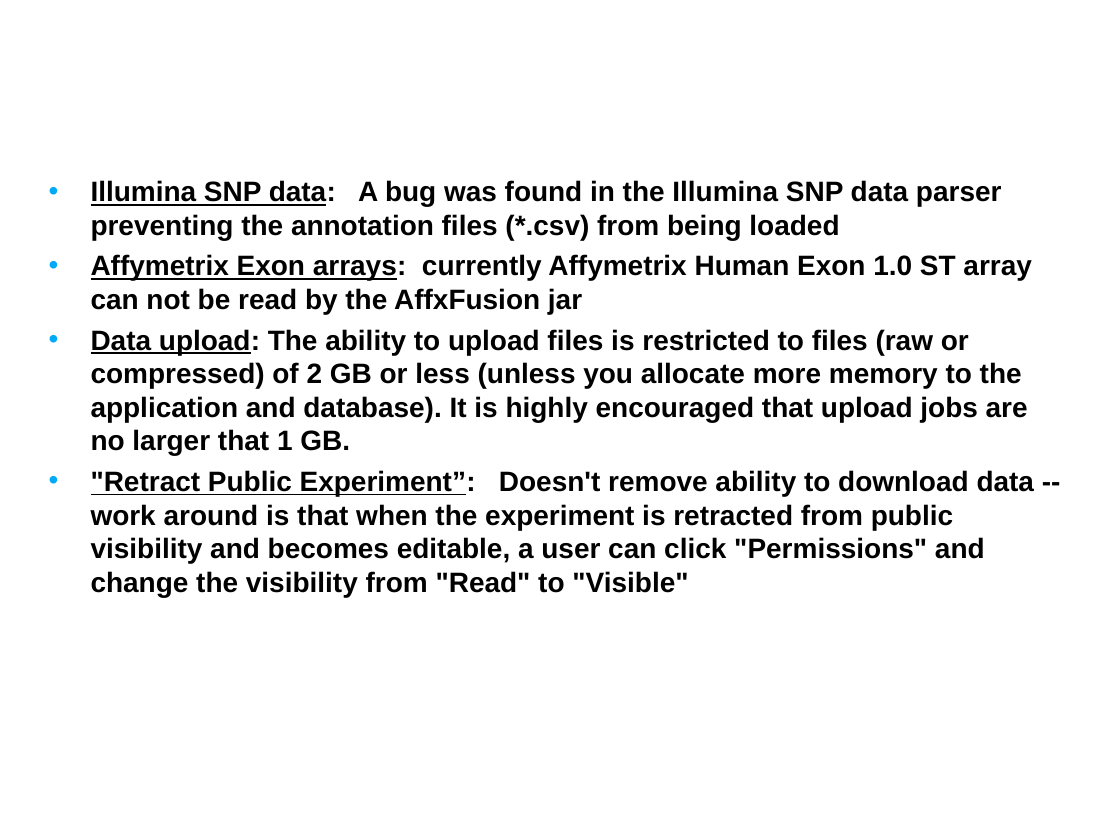
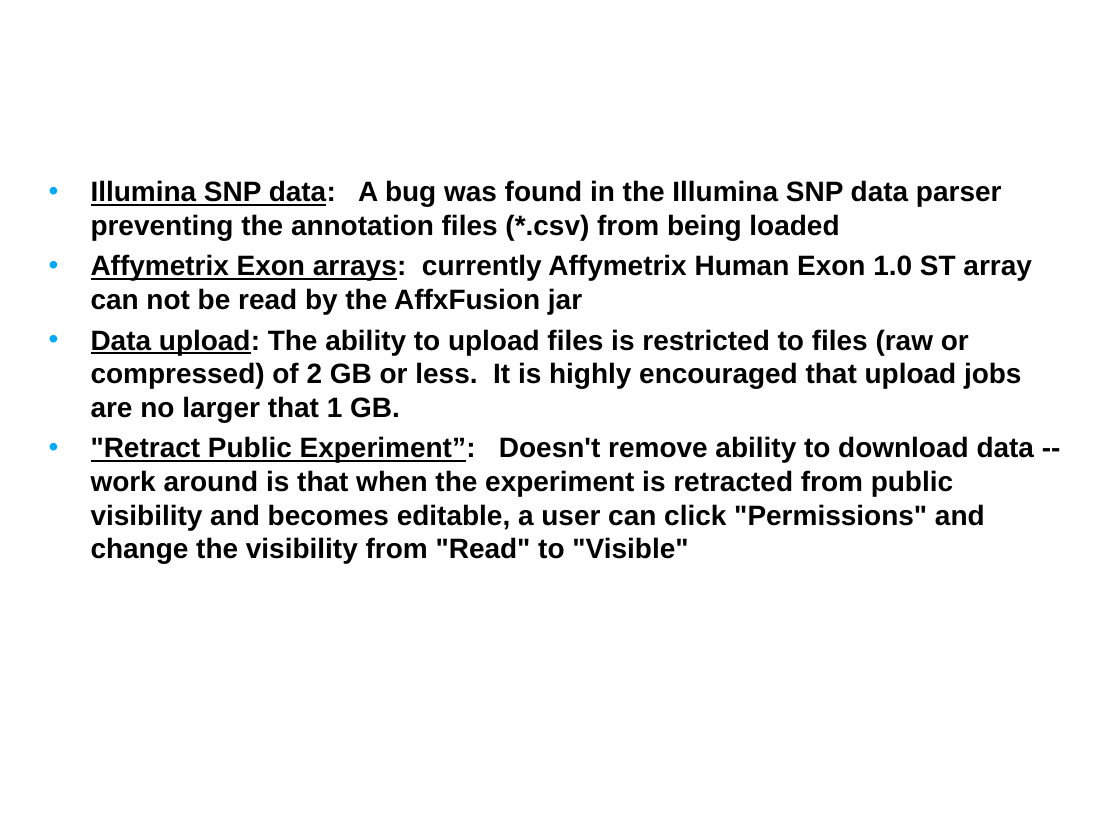
Before and after one commit to NCIP/caarray-docs, a slide deck: slide 11 of project_management/open_meetings/caArray User Community Meeting Feb6.ppt (slide 10 before the commit). Drawn at 1120x840 pixels with LibreOffice and Linux fonts; fonts in the diff are those of the drawing; background and template pictures are left out. Boxes give left, top, right and bottom in pixels: in the first picture for what was removed or moved away, otherwise in the second. Text is boxed around its words. In the diff, an @@ line names an element or a change of style, - is before the commit and + after.

```diff
--- a/project_management/open_meetings/caArray User Community Meeting Feb6.ppt
+++ b/project_management/open_meetings/caArray User Community Meeting Feb6.ppt
@@ text at (91,329,1021,422): text changed @@
-• Data upload: The ability to upload files is restricted to files (raw or compressed) of 2 GB or less (unless you allocate more memory to the application and database). It is highly encouraged that upload jobs are no larger that 1 GB.
+• Data upload: The ability to upload files is restricted to files (raw or compressed) of 2 GB or less. It is highly encouraged that upload jobs are no larger that 1 GB.
```
Also in this commit, not shown: 4 other slides changed, 1 slide added.
